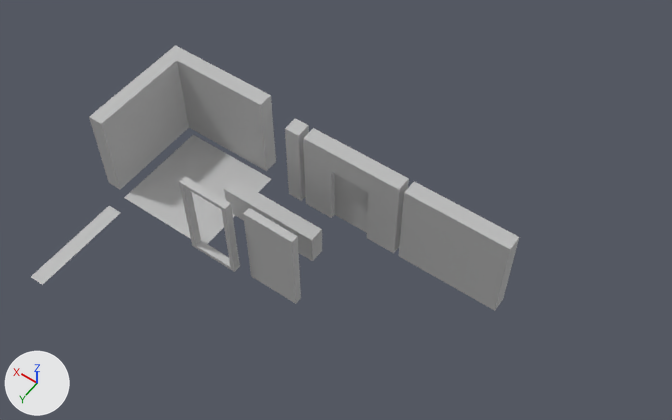
What one commit did to the FBX model Assets/Art/Models/mdl_modular_parts.fbx.
Before and after are seen from a 50 mm lens placed at (-11.9, 15.2, 27.7), pointed at (-0.8, -0.4, 3.2). The axes (+X, +Y, +Z) are drawn at lower left. The lights are the same throughout. Where no turn or scale is listed for an object, it has been applied to the vertices. Vertices at the same position are counted once.

In view in the first picture: 'Floor', 'Half_Wall', 'Wall_L', 'Window', 'door', 'half_wall', 'pCube7', 'pPlane5', 'wall_I', 'wall_open'.
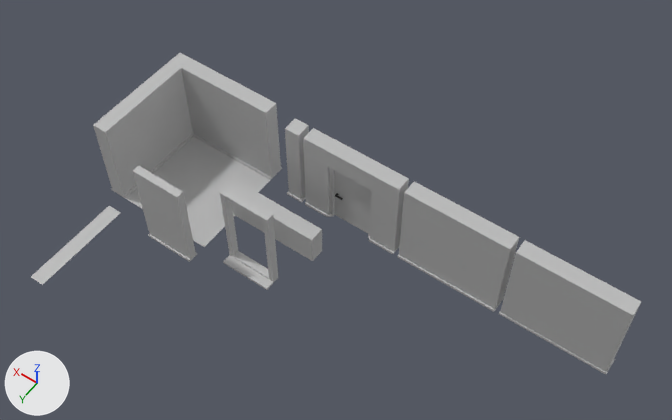
Boxes [x1, y1, x2, y2] around the edits, measured in the pictures (672 x 420 px):
'Wall_L', moved: before [89, 45, 276, 189]; after [93, 53, 282, 198]
'wall_end', added: after [499, 240, 641, 374]
'Half_Wall', moved: before [243, 208, 301, 304]; after [133, 166, 197, 262]
'Window', reshaped, moved (7% taller): before [179, 176, 240, 272]; after [220, 187, 278, 290]
part 1 of me_mesh_005, built on: before [179, 182, 240, 272]; after [220, 194, 278, 290]

The change in detail:
me_mesh_005 is used by ob_window; location (2.0, 2.0, 0.0).
me_mesh_005 had 16 vertices, 16 faces and spanned x 0.0..2.0, y -0.3..0.0, z 0.0..3.66.
me_mesh_005 now has 24 vertices, 24 faces and spans x 0.0..2.0, y -0.3..0.36, z 0.0..3.66.
Part 1, on me_mesh_005:
8 faces are deleted.
8 vertices are added at x 0.0..2.0, y -0.3..0.36, z 0.0..0.09.
16 new faces join them.
Mesh me_mesh_008_1 is new.
It has 24 vertices, 22 faces and spans x -0.03..4.03, y -0.63..0.03, z 0.0..3.66.
It uses material mat_lambert1 (grey #bcbcbc).
Object 'Half_Wall' (ob_half_wall) moves from (-0.6, 1.8, 0.0) to (3.6, 2.55, 0.0).
Object 'Window' (ob_window) moves from (2.0, 2.0, 0.0) to (0.58, 1.57, 0.0).
Object 'Wall_L' (ob_wall_l) moves from (4.0, -2.4, 0.0) to (3.6, -2.2, 0.0).
Object 'wall_end' (ob_wall_end) is new; it shows me_mesh_008_1.
Its location is (-10.6, -2.0, 0.0).
